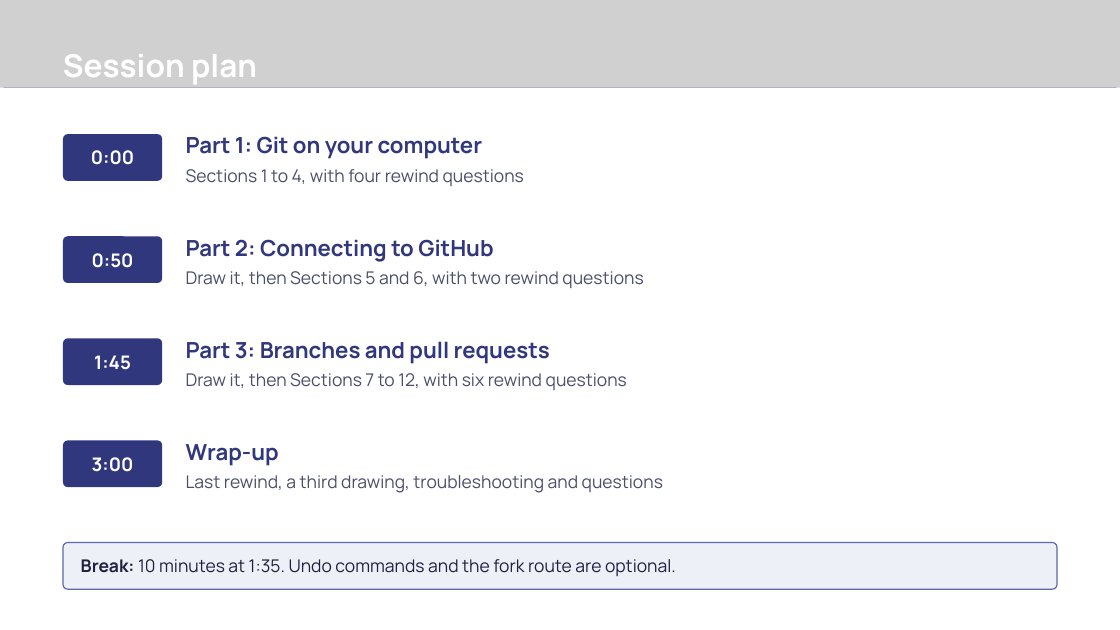
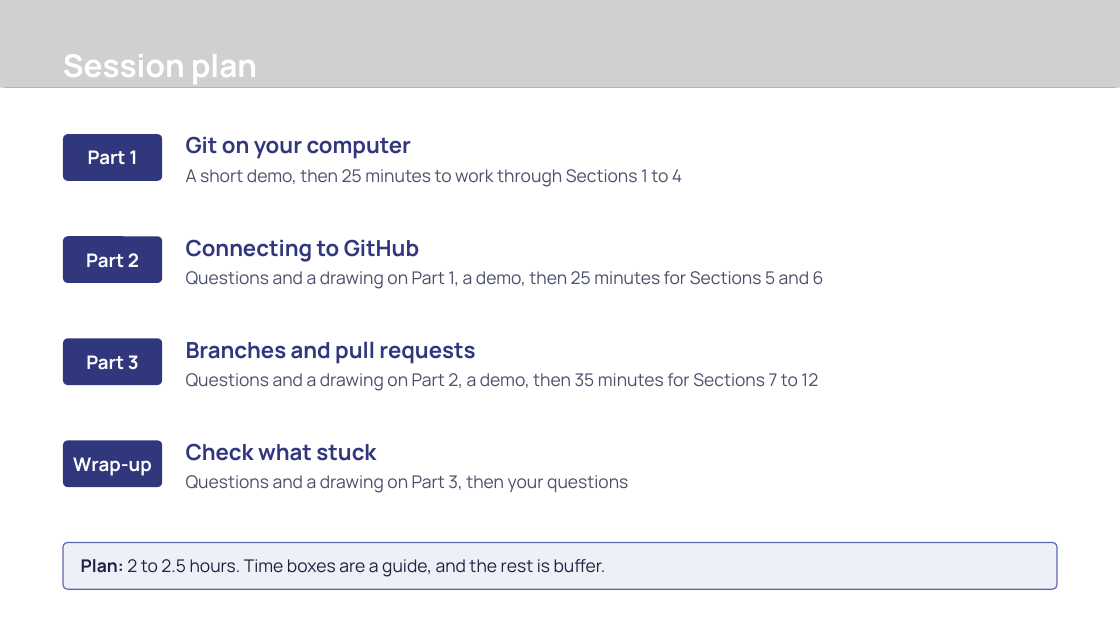
Before and after one commit to Revolution-Data-Platforms/Introduction-to-Git-Workshop, a slide deck: slide 2 of presentation/introduction-to-git-workshop.pptx. Drawn at 1120x630 pixels with LibreOffice and Linux fonts; fonts in the diff are those of the drawing; grey boxes stand for pictures; background and template pictures are left out. Boxes give left, top, right and bottom in pixels: in the first picture for what was removed or moved away, otherwise in the second. Text is boxed around its words. In the diff, an @@ line names an element or a change of style, - is before the commit and + after.

Commit message:
feat(workshop): add work blocks with time boxes and batch the rewind questions
Each part is now a short demo followed by a time-boxed work block. Rewind questions run in batches at the start of the next part. Plan for 2 to 2.5 hours with buffer. Update the PDF, question pack and presenter guide.

```diff
--- a/presentation/introduction-to-git-workshop.pptx
+++ b/presentation/introduction-to-git-workshop.pptx
@@ text at (186,136,412,159): text changed @@
-Part 1: Git on your computer
+Git on your computer
@@ text in rounded rectangle at (88,150,137,165): text changed @@
-0:00
+Part 1
@@ text at (186,169,682,187): text changed @@
-Sections 1 to 4, with four rewind questions
+A short demo, then 25 minutes to work through Sections 1 to 4
@@ text at (186,239,419,261): text changed @@
-Part 2: Connecting to GitHub
+Connecting to GitHub
@@ text in rounded rectangle at (86,253,139,268): text changed @@
-0:50
+Part 2
@@ text at (186,271,824,289): text changed @@
-Draw it, then Sections 5 and 6, with two rewind questions
+Questions and a drawing on Part 1, a demo, then 25 minutes for Sections 5 and 6
@@ text in rounded rectangle at (86,355,139,370): text changed @@
-1:45
+Part 3
@@ text at (186,341,475,364): text changed @@
-Part 3: Branches and pull requests
+Branches and pull requests
@@ text at (186,373,818,391): text changed @@
-Draw it, then Sections 7 to 12, with six rewind questions
+Questions and a drawing on Part 2, a demo, then 35 minutes for Sections 7 to 12
@@ text at (186,443,376,461): text changed @@
-Wrap-up
+Check what stuck
@@ text in rounded rectangle at (73,457,152,476): text changed @@
-3:00
+Wrap-up
@@ text at (186,475,628,493): text changed @@
-Last rewind, a third drawing, troubleshooting and questions
+Questions and a drawing on Part 3, then your questions
@@ text in rounded rectangle at (81,559,606,577): text changed @@
-Break: 10 minutes at 1:35. Undo commands and the fork route are optional.
+Plan: 2 to 2.5 hours. Time boxes are a guide, and the rest is buffer.
```
Also in this commit, not shown: 3 slides added, 3 other files.
